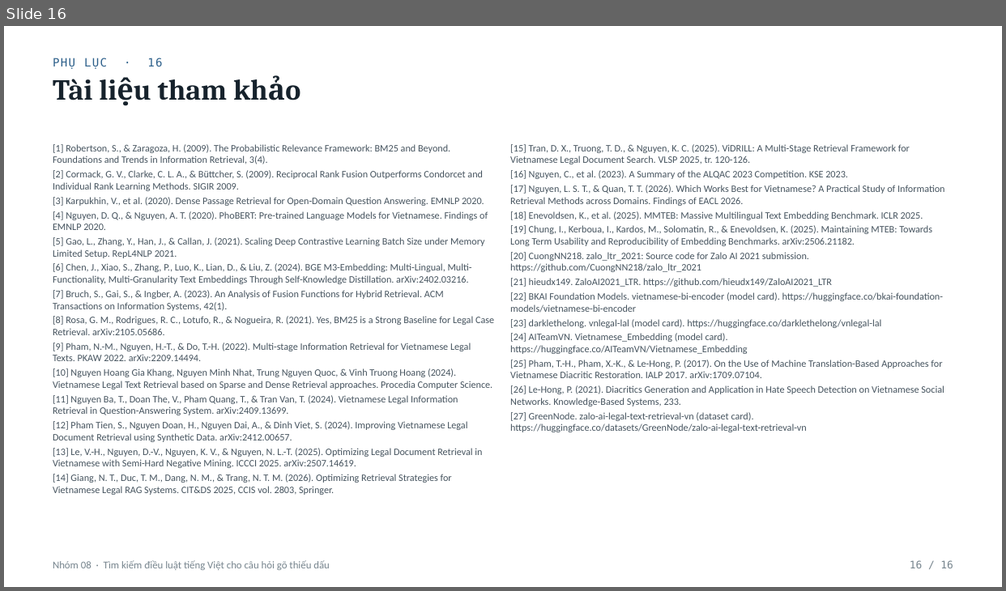
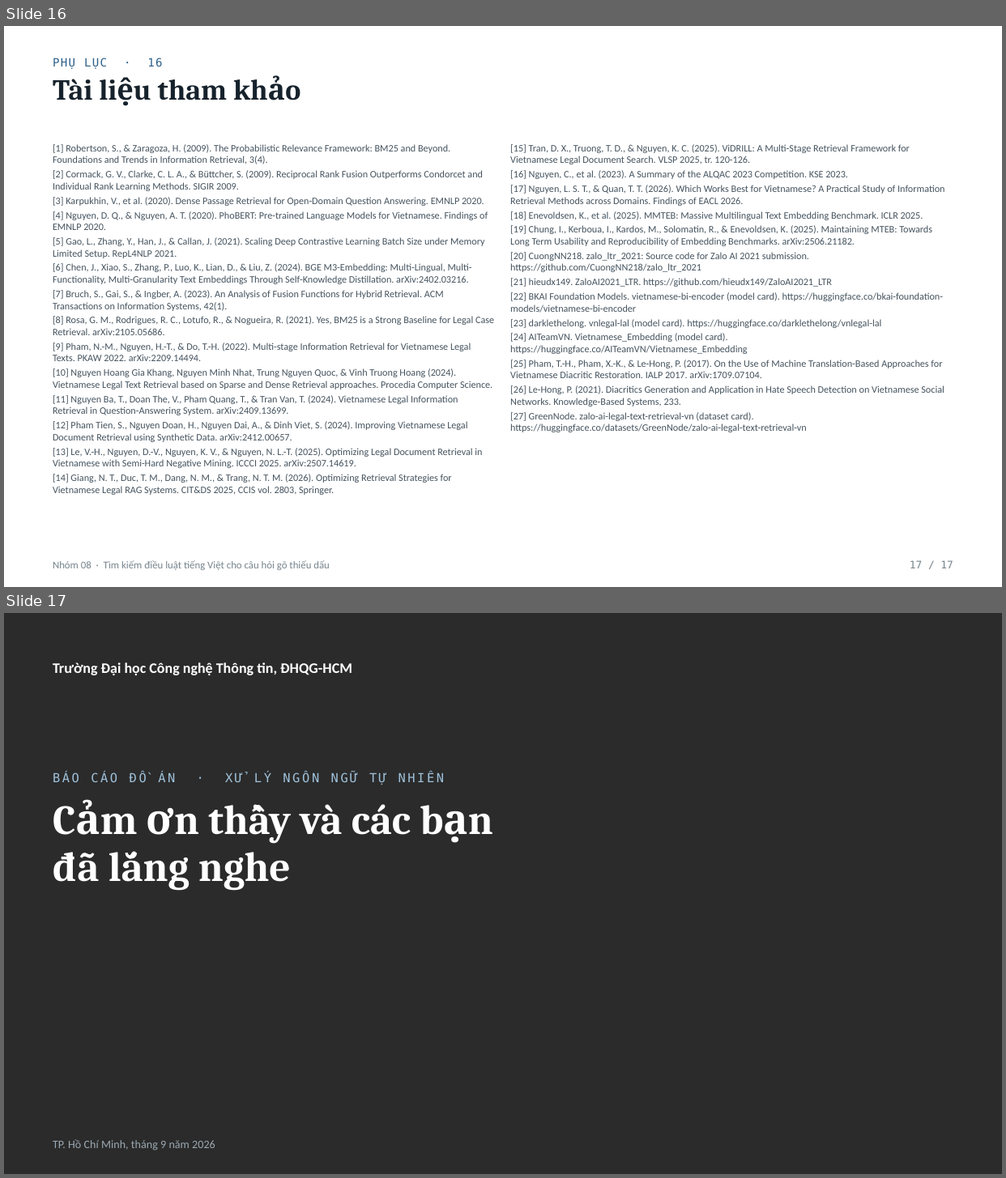
Before and after one commit to Messiac24/vietnamese-legal-retrieval-khong-dau, a slide deck: docs/slides/Nhom08_XLNNTN_BaoCao.pptx. Shown one above the other, each under a label of ours: slide 16 before the commit, slides 16 and 17 after it. The pictures are 1006x591 and 1006x1178 pixels, drawn with LibreOffice and Linux fonts; fonts in the diff are those of the drawing; background and template pictures are left out; a plain dark background stands for a picture behind light text. Boxes give left, top, right and bottom in pixels: in the first picture for what was removed or moved away, otherwise in the second. Text is boxed around its words. In the diff, an @@ line names an element or a change of style, - is before the commit and + after.

Commit message:
slides: them slide 17 cam on, cap nhat so trang

```diff
--- a/docs/slides/Nhom08_XLNNTN_BaoCao.pptx
+++ b/docs/slides/Nhom08_XLNNTN_BaoCao.pptx
@@ slide 17 added at [4,613,1002,1174], background picture (left out) @@
@@ text added at [53,662,352,675], 14 pt, text #FFFFFF, bold @@
+Trường Đại học Công nghệ Thông tin, ĐHQG-HCM
@@ text added at [53,772,445,785], 12 pt, text #9FC2DB @@
+BÁO CÁO ĐỒ ÁN · XỬ LÝ NGÔN NGỮ TỰ NHIÊN
@@ text added at [53,804,411,891], 40 pt, text #FFFFFF, bold @@
+Cảm ơn thầy và các bạn
+đã lắng nghe
@@ text added at [53,1139,215,1151], 11 pt, text #9AA8B2 @@
+TP. Hồ Chí Minh, tháng 9 năm 2026
@@ slide 16 changed as well @@
@@ text at [910,561,953,569]: text changed @@
-16 / 16
+17 / 17
```
Also in this commit, not shown: 14 other slides changed.
